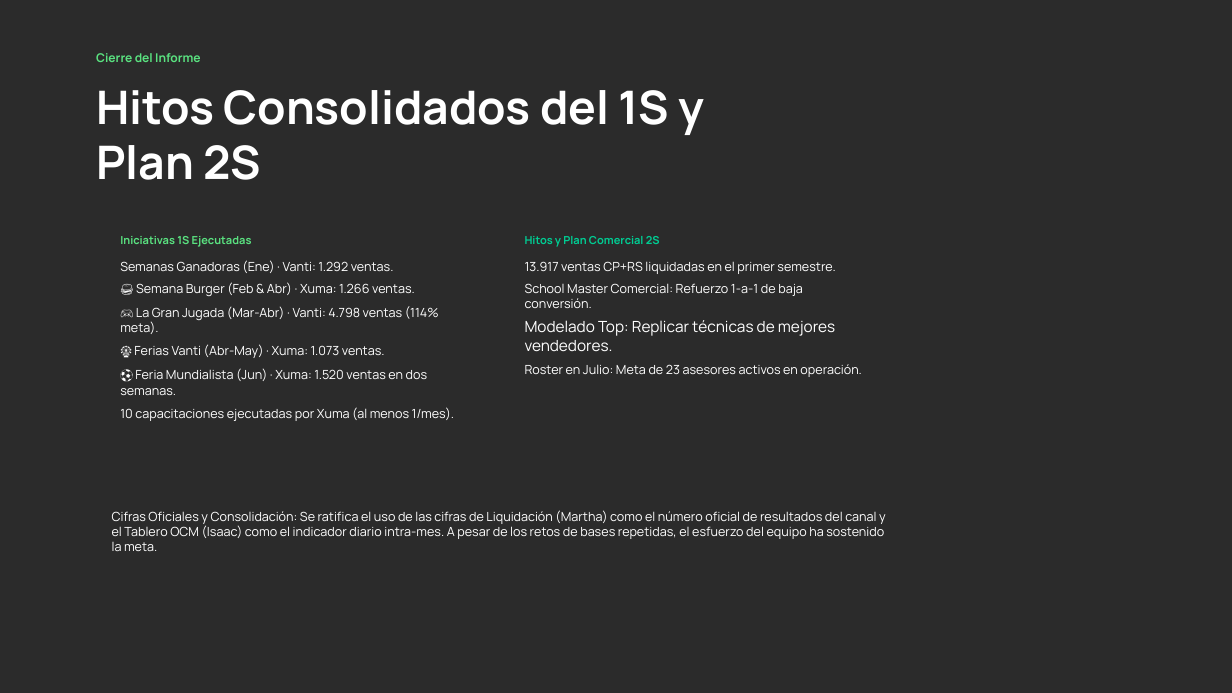
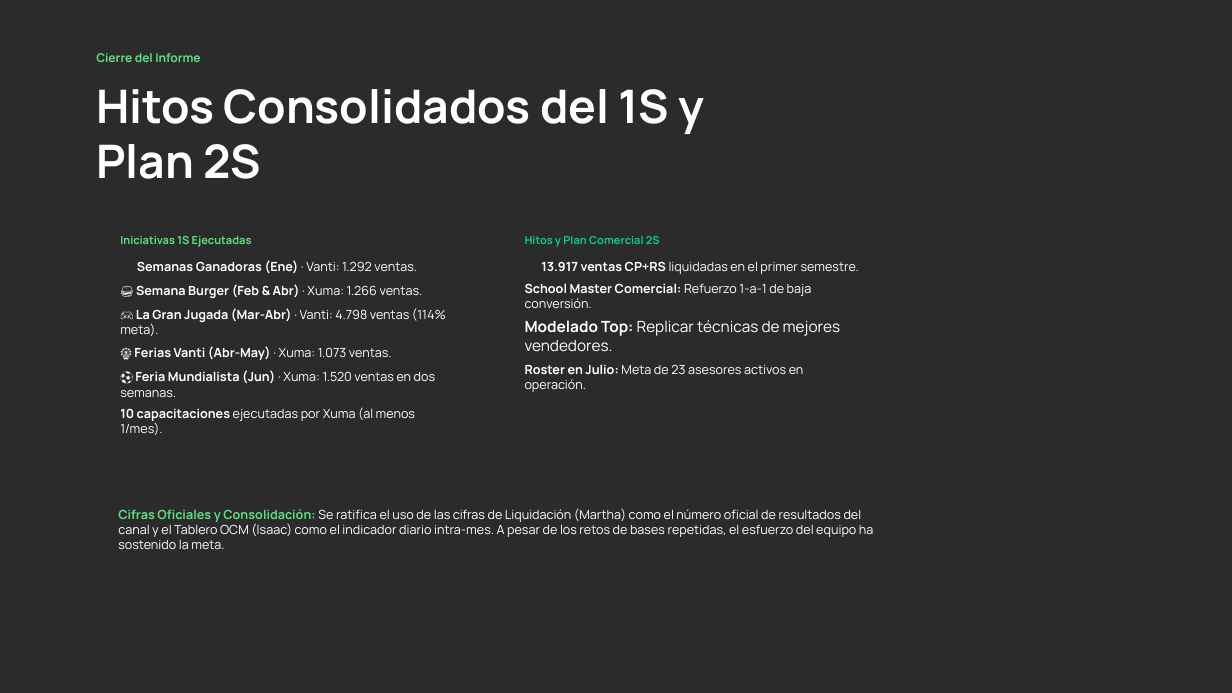
Before and after one commit to JeamPaulLabs/InformeSemestral, a slide deck: slide 29 of televentas/INFORME_TELEVENTAS_HIBRIDO_V2_SKELETON.pptx. Drawn at 1232x693 pixels with LibreOffice and Linux fonts; fonts in the diff are those of the drawing; background and template pictures are left out; a plain dark background stands for a picture behind light text. Boxes give left, top, right and bottom in pixels: in the first picture for what was removed or moved away, otherwise in the second. Text is boxed around its words. In the diff, an @@ line names an element or a change of style, - is before the commit and + after.

```diff
--- a/televentas/INFORME_TELEVENTAS_HIBRIDO_V2_SKELETON.pptx
+++ b/televentas/INFORME_TELEVENTAS_HIBRIDO_V2_SKELETON.pptx
@@ text "Semanas Ganadoras (Ene) · Vanti: ..." moved from (x1=120, y1=260, x2=394, y2=273) to (x1=137, y1=260, x2=417, y2=273) @@
@@ text "Semanas Ganadoras (Ene) · Vanti: ..." at (x1=137, y1=260, x2=417, y2=273): bold on in "Semanas Ganadoras (Ene)" @@
@@ text "13.917 ventas CP+RS liquidadas en ..." moved from (x1=525, y1=261, x2=835, y2=274) to (x1=541, y1=261, x2=859, y2=274) @@
@@ text "13.917 ventas CP+RS liquidadas en ..." at (x1=541, y1=261, x2=859, y2=274): bold on in "13.917 ventas CP+RS" @@
@@ text "🍔 Semana Burger (Feb & ..." at (x1=136, y1=284, x2=423, y2=298): bold on in "Semana Burger (Feb & Abr)" @@
@@ text "School Master Comercial: Refuerzo 1-a-1 ..." at (x1=525, y1=283, x2=812, y2=308): bold on in "School Master Comercial:" @@
@@ text "🎮 La Gran Jugada (Mar-Abr) ..." at (x1=120, y1=308, x2=446, y2=336): bold on in "La Gran Jugada (Mar-Abr)" @@
@@ text "Modelado Top: Replicar técnicas de ..." at (x1=525, y1=320, x2=840, y2=351): bold on in "Modelado Top:" @@
@@ text "🎡 Ferias Vanti (Abr-May) · ..." at (x1=134, y1=346, x2=392, y2=360): bold on in "Ferias Vanti (Abr-May)" @@
@@ text "⚽ Feria Mundialista (Jun) · ..." at (x1=120, y1=370, x2=435, y2=397): bold on in "Feria Mundialista (Jun)" @@
@@ text "Roster en Julio: Meta de ..." at (x1=525, y1=364, x2=804, y2=392): bold on in "Roster en Julio:" @@
@@ text "10 capacitaciones ejecutadas por Xuma ..." at (x1=120, y1=407, x2=415, y2=435): bold on in "10 capacitaciones" @@
@@ text "Cifras Oficiales y Consolidación: Se ..." at (x1=118, y1=508, x2=873, y2=549): text colour #FFFFFF to #5AE280, bold on in "Cifras Oficiales y Consolidación:" @@
```
Also in this commit, not shown: 28 other slides changed, 43 other files.
